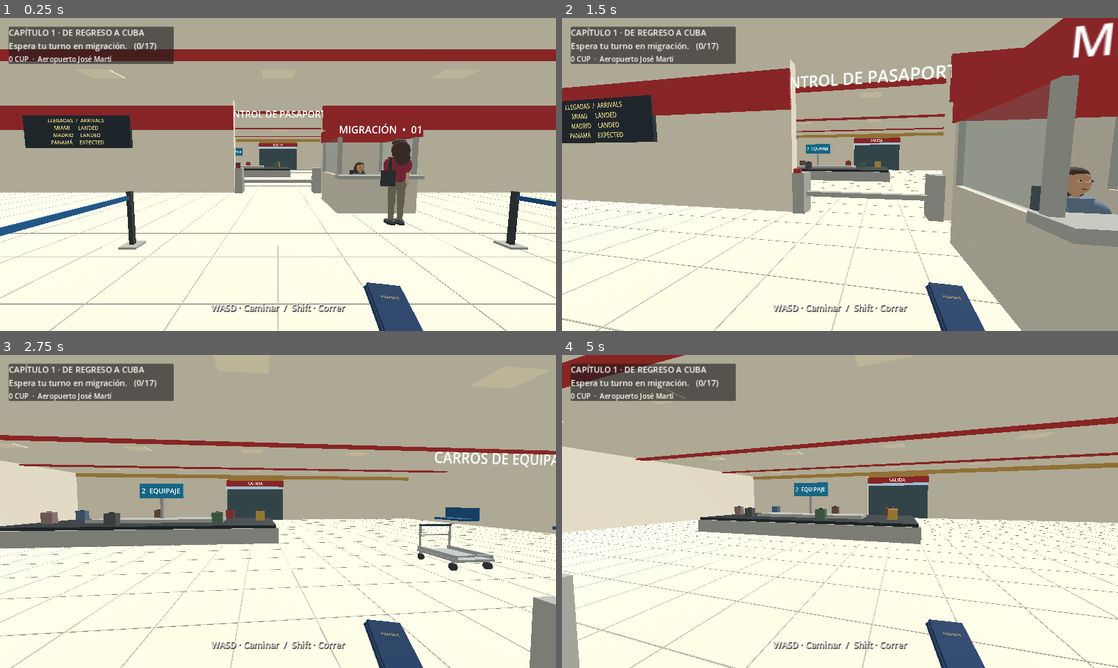
Above: before the commit, frames 1-4 (two rows, left to right).
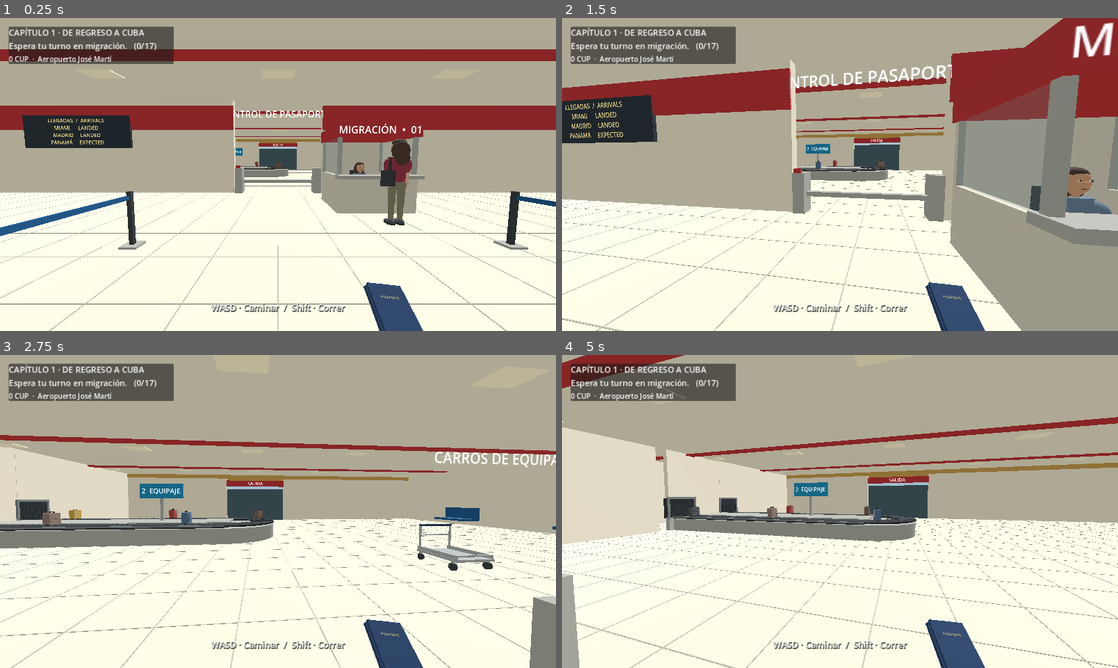
Above: after the commit, the same moments.

Repository: valdy247/mycity
Game: Godot game, scene res://airport.tscn
The game is run twice, just before and just after one commit, with the same random seed, the same clock (stepped at 60 frames per second) and the same inputs.
Inputs (mouse positions are in pixels of both pictures, inside the frame that each line leads up to):
- Up to frame 1 (0.25 s): no input
- Up to frame 2 (1.5 s): tap Enter at 0.5 s; move the mouse to (867, 174) at 0.52 s; hold W from 0.53 s (still down); tap E at 0.6 s; click (867, 174) at 0.67 s; tap Space at 0.77 s; move the mouse to (812, 174) at 1.27 s; tap Shift at 1.35 s
- Up to frame 3 (2.75 s): keep holding W; tap Space at 1.52 s; move the mouse to (289, 505) at 2.02 s; tap B at 2.1 s
- Up to frame 4 (5 s): keep holding W; move the mouse to (834, 517) at 2.77 s; tap Q at 2.85 s; click (834, 517) at 2.92 s; tap Space at 3.02, 3.77, 4.52 s; move the mouse to (878, 514) at 3.52 s; tap X at 3.6 s; move the mouse to (795, 508) at 4.27 s; tap 1 at 4.35 s

The runs differ from the first frame. In frame 1, 0.1% of the frame differs, in the area x 42-53%, y 45-51%; in frame 2, 0.3%; in frame 3, 3.9%; in frame 4, 4.7%, in the area x 0-65%, y 23-61%.

Commit message:
Airport baggage: wall portals, continuous U-shaped moving conveyor and rounded suitcase models

Diff:
--- a/game/airport.gd
+++ b/game/airport.gd
@@ -9,6 +9,13 @@
 const CART_START := Vector3(-5,.03,-16)
 const EXIT := Vector3(0,0,1)
 const BELT := Vector3(4,.72,-11)
+const BELT_LEFT := 1.0
+const BELT_HIDDEN := 12.6
+const BELT_RADIUS := 1.5
+const BELT_WALL := 10.8
+const BELT_LOOP := 2.0*(BELT_HIDDEN-BELT_LEFT)+TAU*BELT_RADIUS
+var luggage_mesh: ArrayMesh
+var baggage_slats: Array[MeshInstance3D] = []
 const TASKS := ["Espera tu turno en migración.","Acércate a la agente y entrega el pasaporte.","Espera la revisión y re …(620 unchanged characters)…
 var progress := Progress.new()
 var mats: Dictionary = {}
@@ -237,14 +244,7 @@
 	for z in [-17.0,-14.0,-8.0]:
 		_box(self,Vector3(-13.5,.46,float(z)),Vector3(1.0,.13,2.2),blue,true)
 		_box(self,Vector3(-13.95,.85,float(z)),Vector3(.13,.75,2.2),blue)
-	# Baggage hall has an open aisle west of the carousel.
-	_box(self,Vector3(4,.30,-11),Vector3(10.0,.60,4.0),metal,true)
-	_box(self,Vector3(4,.65,-11),Vector3(9.85,.12,3.85),Color("#252b2d"))
-	_box(self,Vector3(4,.76,-11),Vector3(5.4,.18,1.3),metal)
-	_box(self,Vector3(4,1.4,-11),Vector3(.13,1.3,.13),metal)
-	_box(self,Vector3(4,2.07,-11),Vector3(1.8,.65,.14),Color("#168bbb"))
-	_label3(self,"2  EQUIPAJE",Vector3(4,2.08,-11.09),.006).rotation.y = PI
-	_label3(self,"2  EQUIPAJE",Vector3(4,2.08,-10.91),.006)
+	_make_baggage_carousel(metal,cream)
 	_label3(self,"RECOGIDA DE EQUIPAJE",Vector3(-5,3.40,-19.80),.008)
 	_box(self,Vector3(0,3.25,-2.25),Vector3(5,.5,.15),red)
 	_label3(self,"SALIDA",Vector3(0,3.25,-2.36),.008).rotation.y = PI
@@ -272,6 +272,68 @@
 		for leaf in [-1.0,1.0]:
 			var v := _box(self,Vector3(x+float(leaf)*.70,2.96,23.4),Vector3(1.8,.16,.62),Color("#668453"))
 			v.rotation.z = float(leaf)*-.25
+
+func _make_baggage_carousel(metal: Color,cream: Color) -> void:
+	# The belt runs through two real openings into a screened service area.
+	var rubber := Color("#25292c")
+	var trim := Color("#777f82")
+	# Straight runs and a rounded return. Collision remains on the low deck.
+	_box(self,Vector3(5.9,.30,-11),Vector3(9.8,.60,3.9),metal,true)
+	var cap := MeshInstance3D.new()
+	var drum := CylinderMesh.new()
+	drum.top_radius = 1.95
+	drum.bottom_radius = 1.95
+	drum.height = .60
+	drum.radial_segments = 32
+	drum.rings = 0
+	cap.mesh = drum
+	cap.material_override = _mat(metal)
+	cap.cast_shadow = GeometryInstance3D.SHADOW_CASTING_SETTING_OFF
+	add_child(cap)
+	cap.position = Vector3(BELT_LEFT,.30,-11)
+	var body := StaticBody3D.new()
+	add_child(body)
+	body.position = cap.position
+	var shape := CylinderShape3D.new()
+	shape.radius = 1.95
+	shape.height = .60
+	var col := CollisionShape3D.new()
+	col.shape = shape
+	body.add_child(col)
+	# Moving slats trace the same path as luggage; the edge remains continuous.
+	for z in [-12.5,-9.5]:
+		_box(self,Vector3(6,.655,float(z)),Vector3(10.0,.07,.92),rubber)
+		for edge in [-1.0,1.0]:
+			_box(self,Vector3(6,.70,float(z)+float(edge)*.50),Vector3(10.0,.055,.075),trim)
+	_box(self,Vector3(6,.69,-11),Vector3(10.0,.12,1.90),metal)
+	for i in range(36):
+		var a := -PI*.5-PI*(float(i)+.5)/36.0
+		var p := Vector3(BELT_LEFT+cos(a)*BELT_RADIUS,.69,-11+sin(a)*BELT_RADIUS)
+		var segment := _box(self,p,Vector3(.94,.065,.15),rubber)
+		segment.rotation.y = -a
+	# Slats provide visible belt motion without textures or per-frame mesh rebuilding.
+	for i in range(84):
+		var slat := _box(self,Vector3.ZERO,Vector3(.89,.012,.027),Color("#3c4244"))
+		baggage_slats.append(slat)
+	# Wall panels leave openings at z=-12.5 and -9.5, with black rubber curtains.
+	_box(self,Vector3(BELT_WALL,2,-16.7),Vector3(.22,4,6.2),cream,true)
+	_box(self,Vector3(BELT_WALL,2,-5.65),Vector3(.22,4,7.3),cream,true)
+	_box(self,Vector3(BELT_WALL,2,-11),Vector3(.22,4,1.72),cream,true)
+	for z in [-12.5,-9.5]:
+		var zz := float(z)
+		_box(self,Vector3(BELT_WALL,.32,zz),Vector3(.24,.64,1.28),metal,true)
+		_box(self,Vector3(BELT_WALL,2.82,zz),Vector3(.24,2.36,1.28),cream,true)
+		_box(self,Vector3(BELT_WALL+.24,1.12,zz),Vector3(.035,1.0,1.25),Color("#101415"))
+		for i in range(9):
+			_box(self,Vector3(BELT_WALL-.14,1.16,zz-.56+float(i)*.14),Vector3(.045,.94,.125),Color("#202427"))
+		for side in [-1.0,1.0]:
+			_box(self,Vector3(BELT_WALL-.15,1.15,zz+float(side)*.67),Vector3(.08,1.1,.08),trim)
+		_box(self,Vector3(BELT_WALL-.15,1.65,zz),Vector3(.08,.10,1.40),trim)
+	# The signs and approach aisles stay in their existing locations.
+	_box(self,Vector3(4,1.4,-11),Vector3(.13,1.3,.13),metal)
+	_box(self,Vector3(4,2.07,-11),Vector3(1.8,.65,.14),Color("#168bbb"))
+	_label3(self,"2  EQUIPAJE",Vector3(4,2.08,-11.09),.006).rotation.y = PI
+	_label3(self,"2  EQUIPAJE",Vector3(4,2.08,-10.91),.006)
 
 func _wheel(root: Node3D,p: Vector3) -> void:
 	var wheel := MeshInstance3D.new()
@@ -549,13 +611,73 @@
 	player.rotation.y = yaw
 	camera.rotation.x = pitch
 
+func _rounded_luggage_mesh() -> ArrayMesh:
+	# Rounded rectangle extruded through depth; all seven bags share one mesh.
+	var points: Array[Vector2] = []
+	var radius := .048
+	for i in range(4):
+		var corner := Vector2(.152,.162)
+		if i==1: corner.x = -corner.x
+		elif i==2: corner = -corner
+		elif i==3: corner.y = -corner.y
+		for j in range(5):
+			var angle := (float(i)+float(j)/4.0)*PI*.5
+			points.append(corner+Vector2(cos(angle),sin(angle))*radius)
+	var surface := SurfaceTool.new()
+	surface.begin(Mesh.PRIMITIVE_TRIANGLES)
+	for i in range(points.size()):
+		var a := points[i]
+		var b := points[(i+1)%points.size()]
+		for z in [-.115,.115]:
+			var depth := float(z)
+			var vertices: Array[Vector3] = [Vector3(0,0,depth),Vector3(b.x,b.y,depth),Vector3(a.x,a.y,depth)]
+			if depth<0.0:
+				vertices.reverse()
+			for v in vertices:
+				surface.set_normal(Vector3(0,0,signf(depth)))
+				surface.add_vertex(v)
+		var edge := b-a
+		var normal := Vector3(edge.y,-edge.x,0).normalized()
+		var sides: Array[Vector3] = [Vector3(a.x,a.y,-.115),Vector3(b.x,b.y,.115),Vector3(b.x,b.y,-.115),Vector3(a.x,a.y,-.115),Vector3(a.x,a.y,.115),Vector3(b.x,b.y,.115)]
+		for v in sides:
+			surface.set_normal(normal)
+			surface.add_vertex(v)
+	return surface.commit()
+
 func _suitcase(color: Color) -> Node3D:
 	var bag := Node3D.new()
 	add_child(bag)
-	_box(bag,Vector3(0,.23,0),Vector3(.40,.44,.24),color)
-	_box(bag,Vector3(0,.46,0),Vector3(.15,.045,.055),Color("#303738"))
-	for x in [-.15,.15]:
-		_box(bag,Vector3(float(x),.025,0),Vector3(.06,.05,.065),Color("#25292b"))
+	if luggage_mesh==null: luggage_mesh = _rounded_luggage_mesh()
+	var shell := MeshInstance3D.new()
+	shell.mesh = luggage_mesh
+	shell.material_override = _mat(color)
+	shell.cast_shadow = GeometryInstance3D.SHADOW_CASTING_SETTING_OFF
+	bag.add_child(shell)
+	shell.position.y = .255
+	# Zipper seam, molded ribs, wheel housings, grip and retracted telescopic handle.
+	var dark := Color("#303638")
+	for x in [-.14,.14]:
+		_box(bag,Vector3(float(x),.26,.118),Vector3(.014,.30,.009),color.darkened(.18))
+		_box(bag,Vector3(float(x),.055,0),Vector3(.08,.075,.10),dark)
+		var wheel := MeshInstance3D.new()
+		var tire := CylinderMesh.new()
+		tire.top_radius = .034
+		tire.bottom_radius = .034
+		tire.height = .032
+		tire.radial_segments = 10
+		tire.rings = 0
+		wheel.mesh = tire
+		wheel.material_override = _mat(dark)
+		wheel.cast_shadow = GeometryInstance3D.SHADOW_CASTING_SETTING_OFF
+		bag.add_child(wheel)
+		wheel.position = Vector3(float(x),.035,.015)
+		wheel.rotation.z = PI*.5
+	for x in [-.073,.073]:
+		_box(bag,Vector3(float(x),.476,0),Vector3(.028,.048,.045),dark)
+		_box(bag,Vector3(float(x),.29,-.119),Vector3(.018,.29,.010),Color("#a3a9ab"))
+	_box(bag,Vector3(0,.503,0),Vector3(.17,.025,.047),dark)
+	_box(bag,Vector3(0,.254,.120),Vector3(.36,.012,.010),color.darkened(.42))
+	_box(bag,Vector3(.13,.27,.13),Vector3(.025,.036,.009),Color("#c2c3bd"))
 	return bag
 
 func _make_arrivals_props() -> void:
@@ -634,17 +756,52 @@
 	marker_arrow = _label3(marker,"▼",Vector3(0,1.7,0),.010,Color("#ffd976"))
 	marker_arrow.billboard = BaseMaterial3D.BILLBOARD_ENABLED
 
+func _belt_pose(distance: float) -> Vector3:
+	var d := fposmod(distance,BELT_LOOP)
+	var length := BELT_HIDDEN-BELT_LEFT
+	var arc := PI*BELT_RADIUS
+	if d<length:
+		return Vector3(BELT_HIDDEN-d,.72,-11-BELT_RADIUS)
+	d -= length
+	if d<arc:
+		var a := -PI*.5-d/BELT_RADIUS
+		return Vector3(BELT_LEFT+cos(a)*BELT_RADIUS,.72,-11+sin(a)*BELT_RADIUS)
+	d -= arc
+	if d<length:
+		return Vector3(BELT_LEFT+d,.72,-11+BELT_RADIUS)
+	d -= length
+	var a := PI*.5-d/BELT_RADIUS
+	return Vector3(BELT_HIDDEN+cos(a)*BELT_RADIUS,.72,-11+sin(a)*BELT_RADIUS)
+
+func _belt_distance(slot: int) -> float:
+	return belt_time+7.8+float(slot)*BELT_LOOP/7.0
+
 func _belt_point(slot: int) -> Vector3:
-	var a := belt_time*.17+float(slot)*TAU/7.0
-	return BELT+Vector3(cos(a)*4.35,0,sin(a)*1.65)
+	return _belt_pose(_belt_distance(slot))
+
+func _move_belt_bag(bag: Node3D,slot: int) -> void:
+	var distance := _belt_distance(slot)
+	var p := _belt_pose(distance)
+	var tangent := _belt_pose(distance+.04)-p
+	bag.position = p
+	bag.rotation.y = atan2(tangent.x,tangent.z)
+	bag.visible = p.x<BELT_WALL-.12
 
 func _update_belt(delta: float) -> void:
-	belt_time = fposmod(belt_time+delta,TAU/.17)
+	belt_time = fposmod(belt_time+delta*.85,BELT_LOOP)
+	for i in range(baggage_slats.size()):
+		var distance := belt_time+float(i)*BELT_LOOP/float(baggage_slats.size())
+		var p := _belt_pose(distance)
+		var tangent := _belt_pose(distance+.04)-p
+		var slat := baggage_slats[i]
+		slat.position = Vector3(p.x,.736,p.z)
+		slat.rotation.y = atan2(tangent.x,tangent.z)
+		slat.visible = p.x<BELT_WALL-.13
 	for i in range(other_bags.size()):
-		other_bags[i].position = _belt_point(i+2)
+		_move_belt_bag(other_bags[i],i+2)
 	for i in range(bags.size()):
 		if Progress.bag_location(progress.stage,i,progress.first_bag)=="belt":
-			bags[i].position = _belt_point(i)
+			_move_belt_bag(bags[i],i)
 
 func _say(words: String) -> void:
 	_notice("Agente: "+words)
@@ -667,10 +824,11 @@
 	return absf(local.x)>=.65 and absf(local.x)<=2.65 and local.z>=-1.45 and local.z<=.50
 
 func _nearest_belt_bag() -> int:
-	var best := 0
+	var best := progress.first_bag if progress.stage<=5 else 1-progress.first_bag
 	var distance := INF
 	for i in range(bags.size()):
 		if Progress.bag_location(progress.stage,i,progress.first_bag)!="belt": continue
+		if not bags[i].visible: continue
 		var at := bags[i].global_position
 		var d := Vector2(at.x,at.z).distance_to(Vector2(player.global_position.x,player.global_position.z))
 		if d<distance:
@@ -738,13 +896,14 @@
 		elif place=="trunk": parent = taxi
 		if bag.get_parent()!=parent: bag.reparent(parent,false)
 		bag.rotation = Vector3.ZERO
+		bag.show()
 		match place:
 			"hand": bag.position = Vector3(.40,-.62,-.75)
 			"cart": bag.position = Vector3(-.225 if i==0 else .225,.27,-.13)
 			"trunk":
 				bag.position = Vector3(-.28 if i==0 else .28,.61,-1.65)
 				bag.rotation.x = PI*.5
-			"belt": bag.position = _belt_point(i)
+			"belt": _move_belt_bag(bag,i)
 		bag_arrows[i].visible = place=="belt" and step>=4
 	lid.rotation.x = 1.15 if step>=11 and step<=15 else 0.0
 	_refresh_objective()
@@ -862,7 +1021,7 @@
 		return
 	if step==4:
 		var bag_id := _nearest_belt_bag()
-		if _near(bags[bag_id].global_position,1.60):
+		if bags[bag_id].visible and _near(bags[bag_id].global_position,1.60):
 			_advance("pickup_first",bag_id)
 		elif _near(cart.global_position,1.60):
 			_advance("cart")
@@ -874,7 +1033,7 @@
 		return
 	if step in [5,7] and not progress.cart_attached:
 		var candidate := _nearest_belt_bag()
-		if _near(bags[candidate].global_position,1.60):
+		if bags[candidate].visible and _near(bags[candidate].global_position,1.60):
 			_advance(Progress.expected_action(step),candidate)
 		elif _near(cart.global_position,1.60):
 			_toggle_cart(true)
@@ -1160,12 +1319,12 @@
 	var actions := ["","Entregar pasaporte","Recoger pasaporte","","Recoger maleta","Recoger primera maleta","Cargar malet …(181 unchanged characters)…
 	var action: String = actions[progress.stage]
 	if progress.stage==4:
-		if near: prompt.text = "[E] Recoger maleta"
+		if near and bags[_nearest_belt_bag()].visible: prompt.text = "[E] Recoger maleta"
 		elif _near(cart.global_position,1.60): prompt.text = "[E] Acercar carrito (opcional)"
 		else: prompt.text = "Recoge una maleta y llévala al carrito."
 		return
 	if progress.stage in [5,7] and not progress.cart_attached:
-		if near: prompt.text = "[E] Recoger maleta"
+		if near and bags[_nearest_belt_bag()].visible: prompt.text = "[E] Recoger maleta"
 		elif _near(cart.global_position,1.60): prompt.text = "[E] Mover carrito"
 		else: prompt.text = "Recoge una de tus maletas marcadas."
 		return
